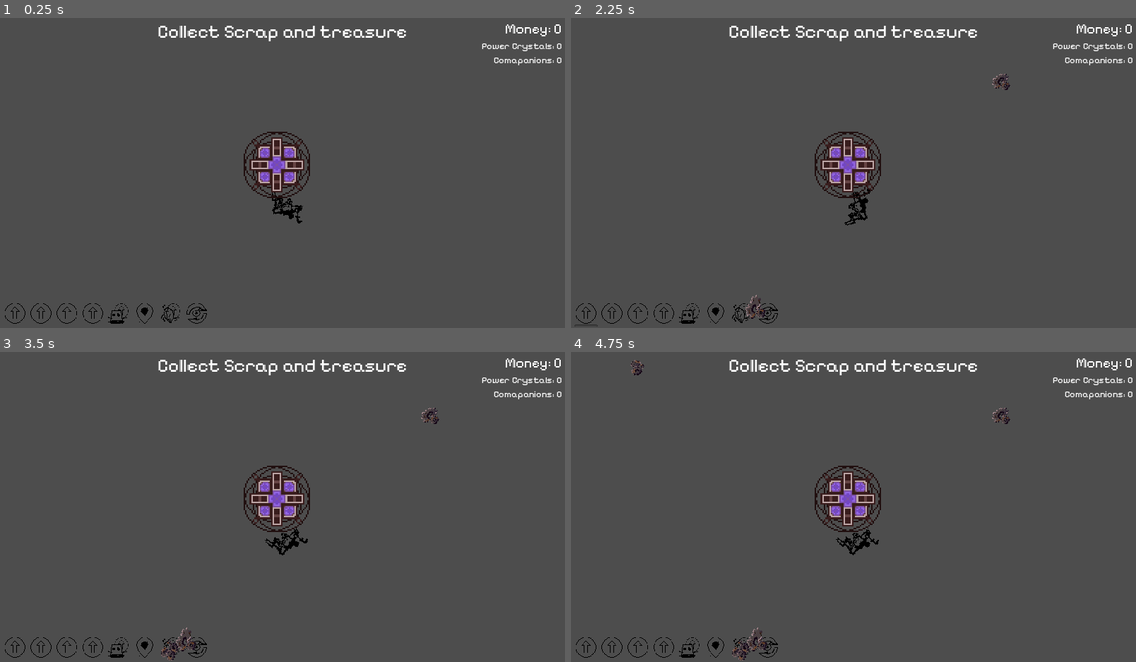
Above: before the commit, frames 1-4 (two rows, left to right).
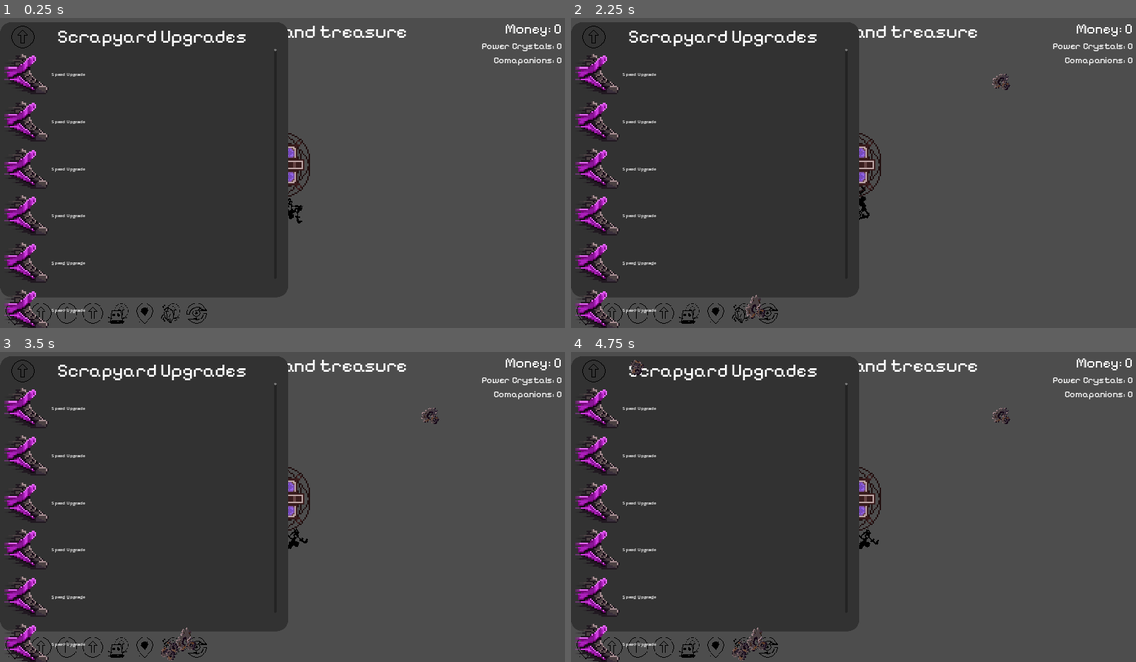
Above: after the commit, the same moments.

Repository: NathanHeaton/Robo-revolution
Game: Godot game, scene res://main.tscn
Same seed, same stepped clock (60 frames per second), same inputs: the game is played once before the commit and once after it.
Inputs (mouse positions are in pixels of both pictures, inside the frame that each line leads up to; where the layout moved, square brackets give the same spot in the first picture):
- Up to frame 1 (0.25 s): no input
- Up to frame 2 (2.25 s): click (576, 33) at 0.52 s; click (587, 33) at 1.27 s; click (717, 312) [587, 312] at 2 s
- Up to frame 3 (3.5 s): click (39, 367) at 2.77 s
- Up to frame 4 (4.75 s): click (610, 646) at 3.52 s; click (638, 367) at 4.27 s

The runs differ from the first frame. In frame 1, 45% of the frame differs, in the area x 0-51%, y 1-100%; in frame 2, 45%, in the area x 0-53%, y 1-100%; in frame 3, 45%; in frame 4, 45%.

Commit message:
started making panel for scrapyard upgrades

Diff:
--- a/robo-revolution/hud.tscn
+++ b/robo-revolution/hud.tscn
@@ -1,8 +1,30 @@
-[gd_scene load_steps=9 format=3 uid="uid://3pke8c3v8xbd"]
+[gd_scene load_steps=19 format=3 uid="uid://3pke8c3v8xbd"]
 
 [ext_resource type="Script" path="res://hud.gd" id="1_qb4pq"]
 [ext_resource type="FontFile" uid="uid://battadr66q4dj" path="res://assets/Fonts/PixelifySans-VariableFont_wght.ttf" id="2_31lgq"]
+[ext_resource type="Texture2D" uid="uid://j6mqyyrr4ptl" path="res://assets/top_nav_icons.png" id="2_yatbj"]
 [ext_resource type="Texture2D" uid="uid://c7neiybn4mmfe" path="res://assets/upgrade_icons.png" id="3_80ti6"]
+[ext_resource type="Texture2D" uid="uid://bictl1ubjaau0" path="res://assets/Basic Items.png" id="5_xomnu"]
+
+[sub_resource type="AtlasTexture" id="AtlasTexture_p0poq"]
+atlas = ExtResource("2_yatbj")
+region = Rect2(0, 0, 32, 0)
+
+[sub_resource type="AtlasTexture" id="AtlasTexture_fars7"]
+atlas = ExtResource("2_yatbj")
+region = Rect2(32, 0, 32, 0)
+
+[sub_resource type="AtlasTexture" id="AtlasTexture_siikn"]
+atlas = ExtResource("2_yatbj")
+region = Rect2(64, 0, 32, 0)
+
+[sub_resource type="AtlasTexture" id="AtlasTexture_51pt6"]
+atlas = ExtResource("2_yatbj")
+region = Rect2(96, 0, 32, 0)
+
+[sub_resource type="AtlasTexture" id="AtlasTexture_84ht1"]
+atlas = ExtResource("3_80ti6")
+region = Rect2(32, 32, 32, 32)
 
 [sub_resource type="AtlasTexture" id="AtlasTexture_6tmh5"]
 atlas = ExtResource("3_80ti6")
@@ -23,6 +45,21 @@
 [sub_resource type="AtlasTexture" id="AtlasTexture_yegfb"]
 atlas = ExtResource("3_80ti6")
 region = Rect2(96, 32, 32, 32)
+
+[sub_resource type="StyleBoxFlat" id="StyleBoxFlat_ugnei"]
+bg_color = Color(0.197937, 0.197937, 0.197937, 1)
+corner_radius_top_left = 40
+corner_radius_top_right = 40
+corner_radius_bottom_right = 40
+corner_radius_bottom_left = 40
+
+[sub_resource type="AtlasTexture" id="AtlasTexture_psalp"]
+atlas = ExtResource("3_80ti6")
+region = Rect2(0, 0, 32, 32)
+
+[sub_resource type="AtlasTexture" id="AtlasTexture_ss25v"]
+atlas = ExtResource("5_xomnu")
+region = Rect2(0, 0, 32, 32)
 
 [node name="HUD" type="Control"]
 layout_mode = 3
@@ -55,8 +92,29 @@
 size_flags_vertical = 0
 theme_override_constants/separation = 10
 
-[node name="MenuButton" type="MenuButton" parent="MarginContainer/top_nav"]
-layout_mode = 2
+[node name="Settings" type="MenuButton" parent="MarginContainer/top_nav"]
+custom_minimum_size = Vector2(80, 80)
+layout_mode = 2
+icon = SubResource("AtlasTexture_p0poq")
+expand_icon = true
+
+[node name="Profile" type="MenuButton" parent="MarginContainer/top_nav"]
+custom_minimum_size = Vector2(80, 80)
+layout_mode = 2
+icon = SubResource("AtlasTexture_fars7")
+expand_icon = true
+
+[node name="Achievements" type="MenuButton" parent="MarginContainer/top_nav"]
+custom_minimum_size = Vector2(80, 80)
+layout_mode = 2
+icon = SubResource("AtlasTexture_siikn")
+expand_icon = true
+
+[node name="Stats" type="MenuButton" parent="MarginContainer/top_nav"]
+custom_minimum_size = Vector2(80, 80)
+layout_mode = 2
+icon = SubResource("AtlasTexture_51pt6")
+expand_icon = true
 
 [node name="Message" type="Label" parent="MarginContainer"]
 layout_mode = 2
@@ -95,14 +153,22 @@
 theme_override_font_sizes/font_size = 32
 text = "Comapanions: 0"
 
-[node name="HBoxContainer" type="HBoxContainer" parent="MarginContainer"]
+[node name="upgrades_Locations_nav" type="HBoxContainer" parent="MarginContainer"]
 custom_minimum_size = Vector2(400, 80)
 layout_mode = 2
 size_flags_horizontal = 0
 size_flags_vertical = 8
 theme_override_constants/separation = 10
 
-[node name="Location_Button" type="MenuButton" parent="MarginContainer/HBoxContainer"]
+[node name="Scrapyard_Upgrades" type="TextureButton" parent="MarginContainer/upgrades_Locations_nav"]
+custom_minimum_size = Vector2(80, 80)
+layout_mode = 2
+size_flags_horizontal = 0
+size_flags_vertical = 8
+texture_normal = SubResource("AtlasTexture_84ht1")
+stretch_mode = 0
+
+[node name="Underground_Upgrades" type="MenuButton" parent="MarginContainer/upgrades_Locations_nav"]
 custom_minimum_size = Vector2(80, 80)
 layout_mode = 2
 size_flags_horizontal = 0
@@ -111,7 +177,7 @@
 icon_alignment = 1
 expand_icon = true
 
-[node name="Location_Button2" type="MenuButton" parent="MarginContainer/HBoxContainer"]
+[node name="Ocean_Upgrades" type="MenuButton" parent="MarginContainer/upgrades_Locations_nav"]
 custom_minimum_size = Vector2(80, 80)
 layout_mode = 2
 size_flags_horizontal = 0
@@ -120,7 +186,7 @@
 icon_alignment = 1
 expand_icon = true
 
-[node name="Location_Button3" type="MenuButton" parent="MarginContainer/HBoxContainer"]
+[node name="Alien_Upgrades" type="MenuButton" parent="MarginContainer/upgrades_Locations_nav"]
 custom_minimum_size = Vector2(80, 80)
 layout_mode = 2
 size_flags_horizontal = 0
@@ -129,16 +195,7 @@
 icon_alignment = 1
 expand_icon = true
 
-[node name="Location_Button4" type="MenuButton" parent="MarginContainer/HBoxContainer"]
-custom_minimum_size = Vector2(80, 80)
-layout_mode = 2
-size_flags_horizontal = 0
-size_flags_vertical = 8
-icon = SubResource("AtlasTexture_6tmh5")
-icon_alignment = 1
-expand_icon = true
-
-[node name="Location_Button5" type="MenuButton" parent="MarginContainer/HBoxContainer"]
+[node name="Companion_Upgrades" type="MenuButton" parent="MarginContainer/upgrades_Locations_nav"]
 custom_minimum_size = Vector2(80, 80)
 layout_mode = 2
 size_flags_horizontal = 0
@@ -147,7 +204,7 @@
 icon_alignment = 1
 expand_icon = true
 
-[node name="Location_Button6" type="MenuButton" parent="MarginContainer/HBoxContainer"]
+[node name="Location_Button" type="MenuButton" parent="MarginContainer/upgrades_Locations_nav"]
 custom_minimum_size = Vector2(80, 80)
 layout_mode = 2
 size_flags_horizontal = 0
@@ -155,8 +212,9 @@
 icon = SubResource("AtlasTexture_nljm0")
 icon_alignment = 1
 expand_icon = true
-
-[node name="Location_Button7" type="MenuButton" parent="MarginContainer/HBoxContainer"]
+item_count = 1
+
+[node name="PowerC_Upgrades" type="MenuButton" parent="MarginContainer/upgrades_Locations_nav"]
 custom_minimum_size = Vector2(80, 80)
 layout_mode = 2
 size_flags_horizontal = 0
@@ -165,7 +223,7 @@
 icon_alignment = 1
 expand_icon = true
 
-[node name="Location_Button8" type="MenuButton" parent="MarginContainer/HBoxContainer"]
+[node name="Prestiege" type="MenuButton" parent="MarginContainer/upgrades_Locations_nav"]
 custom_minimum_size = Vector2(80, 80)
 layout_mode = 2
 size_flags_horizontal = 0
@@ -174,4 +232,156 @@
 icon_alignment = 1
 expand_icon = true
 
+[node name="Scrapyard_upgrade_panel" type="Panel" parent="."]
+custom_minimum_size = Vector2(1000, 0)
+layout_mode = 1
+anchors_preset = 9
+anchor_bottom = 1.0
+offset_top = 17.0
+offset_right = 1000.0
+offset_bottom = -107.0
+grow_vertical = 2
+theme_override_styles/panel = SubResource("StyleBoxFlat_ugnei")
+
+[node name="MarginContainer" type="MarginContainer" parent="Scrapyard_upgrade_panel"]
+layout_mode = 0
+offset_right = 1000.0
+offset_bottom = 956.0
+theme_override_constants/margin_left = 40
+theme_override_constants/margin_top = 12
+theme_override_constants/margin_right = 40
+theme_override_constants/margin_bottom = 12
+
+[node name="Title_Bar" type="HBoxContainer" parent="Scrapyard_upgrade_panel/MarginContainer"]
+custom_minimum_size = Vector2(0, 80)
+layout_mode = 2
+size_flags_vertical = 0
+theme_override_constants/separation = 80
+
+[node name="TextureRect" type="TextureRect" parent="Scrapyard_upgrade_panel/MarginContainer/Title_Bar"]
+custom_minimum_size = Vector2(80, 80)
+layout_mode = 2
+texture = SubResource("AtlasTexture_psalp")
+
+[node name="Title" type="Label" parent="Scrapyard_upgrade_panel/MarginContainer/Title_Bar"]
+layout_mode = 2
+theme_override_fonts/font = ExtResource("2_31lgq")
+theme_override_font_sizes/font_size = 64
+text = "Scrapyard Upgrades"
+
+[node name="VBoxContainer" type="VBoxContainer" parent="Scrapyard_upgrade_panel/MarginContainer"]
+layout_mode = 2
+
+[node name="MarginContainer" type="MarginContainer" parent="Scrapyard_upgrade_panel/MarginContainer/VBoxContainer"]
+layout_mode = 2
+theme_override_constants/margin_top = 80
+
+[node name="VScrollBar" type="VScrollBar" parent="Scrapyard_upgrade_panel/MarginContainer/VBoxContainer/MarginContainer"]
+custom_minimum_size = Vector2(0, 800)
+layout_mode = 2
+size_flags_horizontal = 8
+
+[node name="Upgrades" type="VBoxContainer" parent="Scrapyard_upgrade_panel/MarginContainer/VBoxContainer/MarginContainer/VScrollBar"]
+layout_mode = 1
+anchors_preset = 15
+anchor_right = 1.0
+anchor_bottom = 1.0
+offset_left = -935.0
+offset_top = 7.0
+offset_right = -2.0
+offset_bottom = 805.0
+grow_horizontal = 2
+grow_vertical = 2
+
+[node name="HBoxContainer" type="HBoxContainer" parent="Scrapyard_upgrade_panel/MarginContainer/VBoxContainer/MarginContainer/VScrollBar/Upgrades"]
+custom_minimum_size = Vector2(0, 160)
+layout_mode = 2
+
+[node name="TextureRect" type="TextureRect" parent="Scrapyard_upgrade_panel/MarginContainer/VBoxContainer/MarginContainer/VScrollBar/Upgrades/HBoxContainer"]
+custom_minimum_size = Vector2(160, 0)
+layout_mode = 2
+texture = SubResource("AtlasTexture_ss25v")
+
+[node name="Label" type="Label" parent="Scrapyard_upgrade_panel/MarginContainer/VBoxContainer/MarginContainer/VScrollBar/Upgrades/HBoxContainer"]
+layout_mode = 2
+text = "Speed Upgrade"
+
+[node name="HBoxContainer2" type="HBoxContainer" parent="Scrapyard_upgrade_panel/MarginContainer/VBoxContainer/MarginContainer/VScrollBar/Upgrades"]
+custom_minimum_size = Vector2(0, 160)
+layout_mode = 2
+
+[node name="TextureRect" type="TextureRect" parent="Scrapyard_upgrade_panel/MarginContainer/VBoxContainer/MarginContainer/VScrollBar/Upgrades/HBoxContainer2"]
+custom_minimum_size = Vector2(160, 0)
+layout_mode = 2
+texture = SubResource("AtlasTexture_ss25v")
+
+[node name="Label" type="Label" parent="Scrapyard_upgrade_panel/MarginContainer/VBoxContainer/MarginContainer/VScrollBar/Upgrades/HBoxContainer2"]
+layout_mode = 2
+text = "Speed Upgrade"
+
+[node name="HBoxContainer3" type="HBoxContainer" parent="Scrapyard_upgrade_panel/MarginContainer/VBoxContainer/MarginContainer/VScrollBar/Upgrades"]
+custom_minimum_size = Vector2(0, 160)
+layout_mode = 2
+
+[node name="TextureRect" type="TextureRect" parent="Scrapyard_upgrade_panel/MarginContainer/VBoxContainer/MarginContainer/VScrollBar/Upgrades/HBoxContainer3"]
+custom_minimum_size = Vector2(160, 0)
+layout_mode = 2
+texture = SubResource("AtlasTexture_ss25v")
+
+[node name="Label" type="Label" parent="Scrapyard_upgrade_panel/MarginContainer/VBoxContainer/MarginContainer/VScrollBar/Upgrades/HBoxContainer3"]
+layout_mode = 2
+text = "Speed Upgrade"
+
+[node name="HBoxContainer4" type="HBoxContainer" parent="Scrapyard_upgrade_panel/MarginContainer/VBoxContainer/MarginContainer/VScrollBar/Upgrades"]
+custom_minimum_size = Vector2(0, 160)
+layout_mode = 2
+
+[node name="TextureRect" type="TextureRect" parent="Scrapyard_upgrade_panel/MarginContainer/VBoxContainer/MarginContainer/VScrollBar/Upgrades/HBoxContainer4"]
+custom_minimum_size = Vector2(160, 0)
+layout_mode = 2
+texture = SubResource("AtlasTexture_ss25v")
+
+[node name="Label" type="Label" parent="Scrapyard_upgrade_panel/MarginContainer/VBoxContainer/MarginContainer/VScrollBar/Upgrades/HBoxContainer4"]
+layout_mode = 2
+text = "Speed Upgrade"
+
+[node name="HBoxContainer5" type="HBoxContainer" parent="Scrapyard_upgrade_panel/MarginContainer/VBoxContainer/MarginContainer/VScrollBar/Upgrades"]
+custom_minimum_size = Vector2(0, 160)
+layout_mode = 2
+
+[node name="TextureRect" type="TextureRect" parent="Scrapyard_upgrade_panel/MarginContainer/VBoxContainer/MarginContainer/VScrollBar/Upgrades/HBoxContainer5"]
+custom_minimum_size = Vector2(160, 0)
+layout_mode = 2
+texture = SubResource("AtlasTexture_ss25v")
+
+[node name="Label" type="Label" parent="Scrapyard_upgrade_panel/MarginContainer/VBoxContainer/MarginContainer/VScrollBar/Upgrades/HBoxContainer5"]
+layout_mode = 2
+text = "Speed Upgrade"
+
+[node name="HBoxContainer6" type="HBoxContainer" parent="Scrapyard_upgrade_panel/MarginContainer/VBoxContainer/MarginContainer/VScrollBar/Upgrades"]
+custom_minimum_size = Vector2(0, 160)
+layout_mode = 2
+
+[node name="TextureRect" type="TextureRect" parent="Scrapyard_upgrade_panel/MarginContainer/VBoxContainer/MarginContainer/VScrollBar/Upgrades/HBoxContainer6"]
+custom_minimum_size = Vector2(160, 0)
+layout_mode = 2
+texture = SubResource("AtlasTexture_ss25v")
+
+[node name="Label" type="Label" parent="Scrapyard_upgrade_panel/MarginContainer/VBoxContainer/MarginContainer/VScrollBar/Upgrades/HBoxContainer6"]
+layout_mode = 2
+text = "Speed Upgrade"
+
+[node name="HBoxContainer7" type="HBoxContainer" parent="Scrapyard_upgrade_panel/MarginContainer/VBoxContainer/MarginContainer/VScrollBar/Upgrades"]
+custom_minimum_size = Vector2(0, 160)
+layout_mode = 2
+
+[node name="TextureRect" type="TextureRect" parent="Scrapyard_upgrade_panel/MarginContainer/VBoxContainer/MarginContainer/VScrollBar/Upgrades/HBoxContainer7"]
+custom_minimum_size = Vector2(160, 0)
+layout_mode = 2
+texture = SubResource("AtlasTexture_ss25v")
+
+[node name="Label" type="Label" parent="Scrapyard_upgrade_panel/MarginContainer/VBoxContainer/MarginContainer/VScrollBar/Upgrades/HBoxContainer7"]
+layout_mode = 2
+text = "Speed Upgrade"
+
 [connection signal="timeout" from="Message_Timer" to="." method="_on_message_timer_timeout"]
Binary file added: robo-revolution/assets/top_nav_icons.png
Not shown, added: robo-revolution/assets/top_nav_icons.png.import
